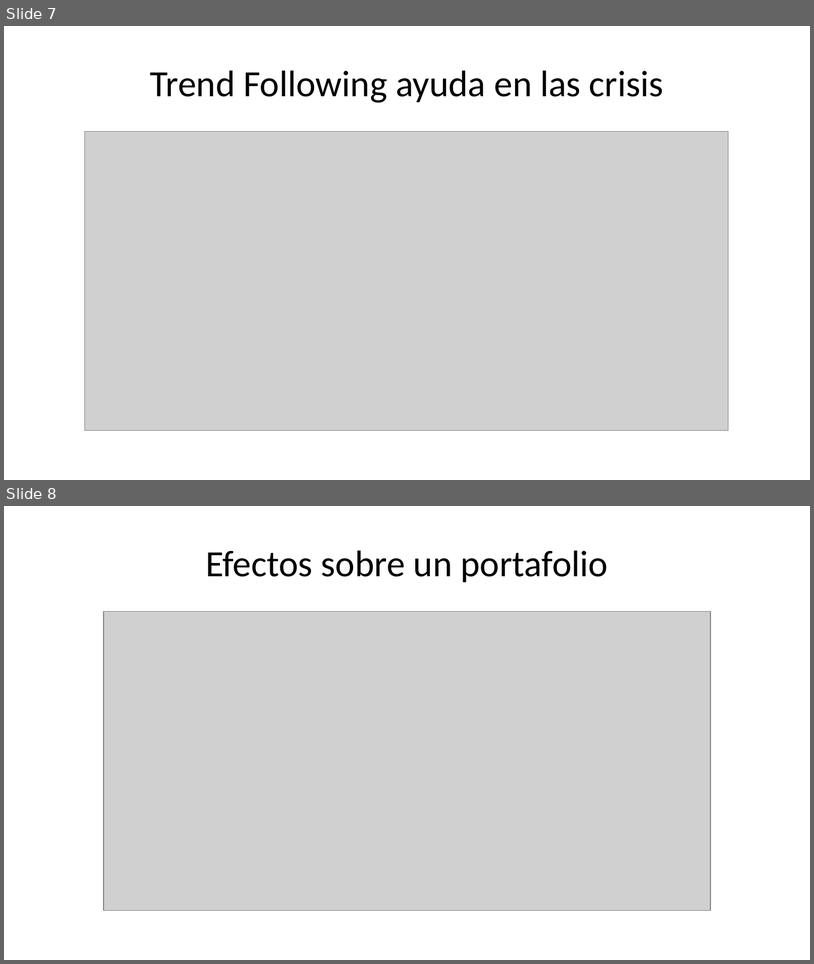
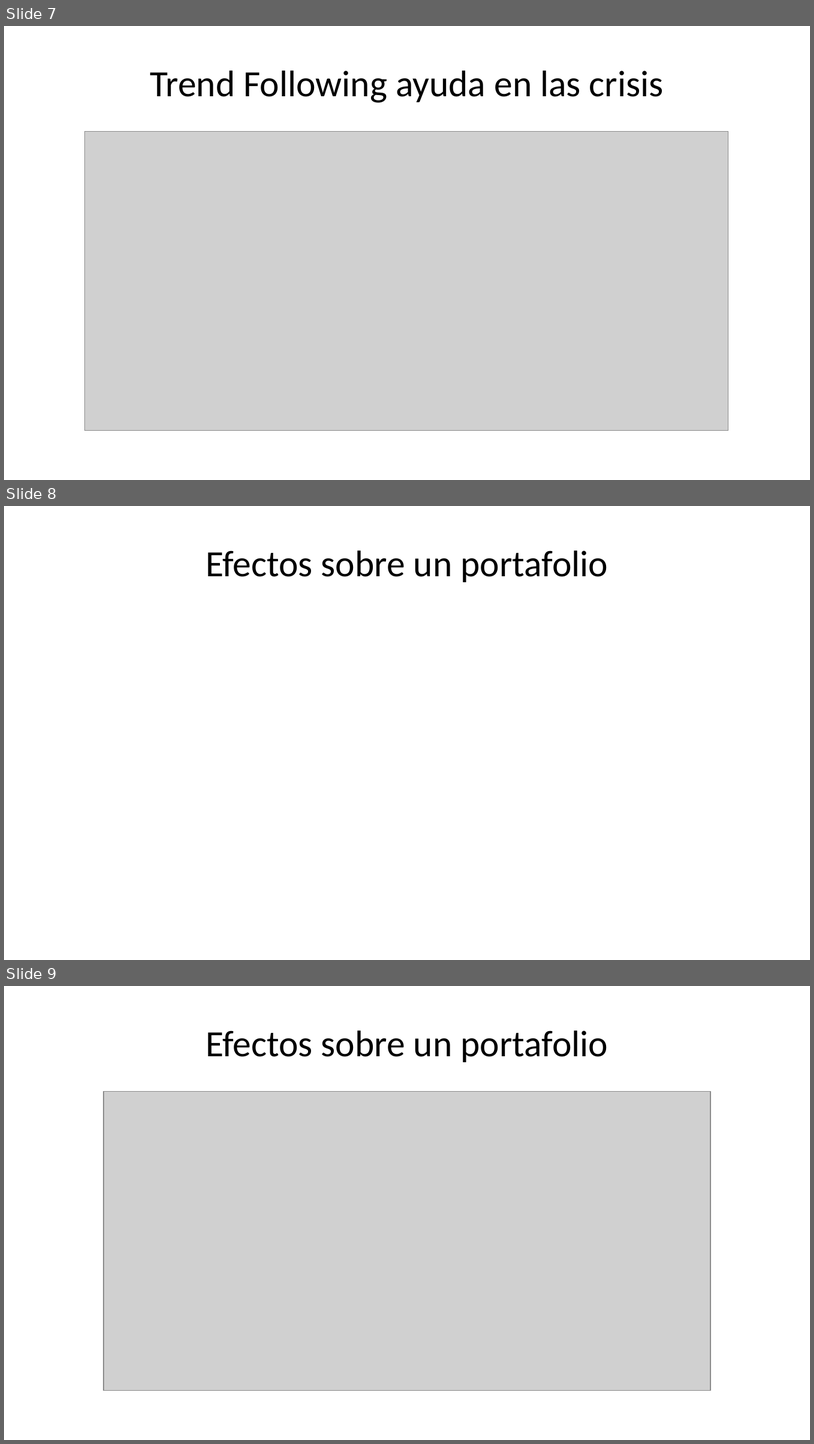
Before and after one commit to cordura21/Trading-bloque, a slide deck: presentations/powerpoint output.pptx. Shown one above the other, each under a label of ours: slides 7 and 8 before the commit, slides 7, 8 and 9 after it. The pictures are 814x964 and 814x1444 pixels, drawn with LibreOffice and Linux fonts; fonts in the diff are those of the drawing; grey boxes stand for pictures. Boxes give left, top, right and bottom in pixels: in the first picture for what was removed or moved away, otherwise in the second. Text is boxed around its words. In the diff, an @@ line names an element or a change of style, - is before the commit and + after.

```diff
--- a/presentations/powerpoint output.pptx
+++ b/presentations/powerpoint output.pptx
@@ slide 8 added at [4, 506, 810, 960], background #FFFFFF @@
@@ title added at [206, 550, 608, 582], 33 pt, text #000000 @@
+Efectos sobre un portafolio
@@ what was slide 8 is now slide 9 @@
```
Also in this commit, not shown: 4 other slides added, 1 slide removed, 3 other files.
